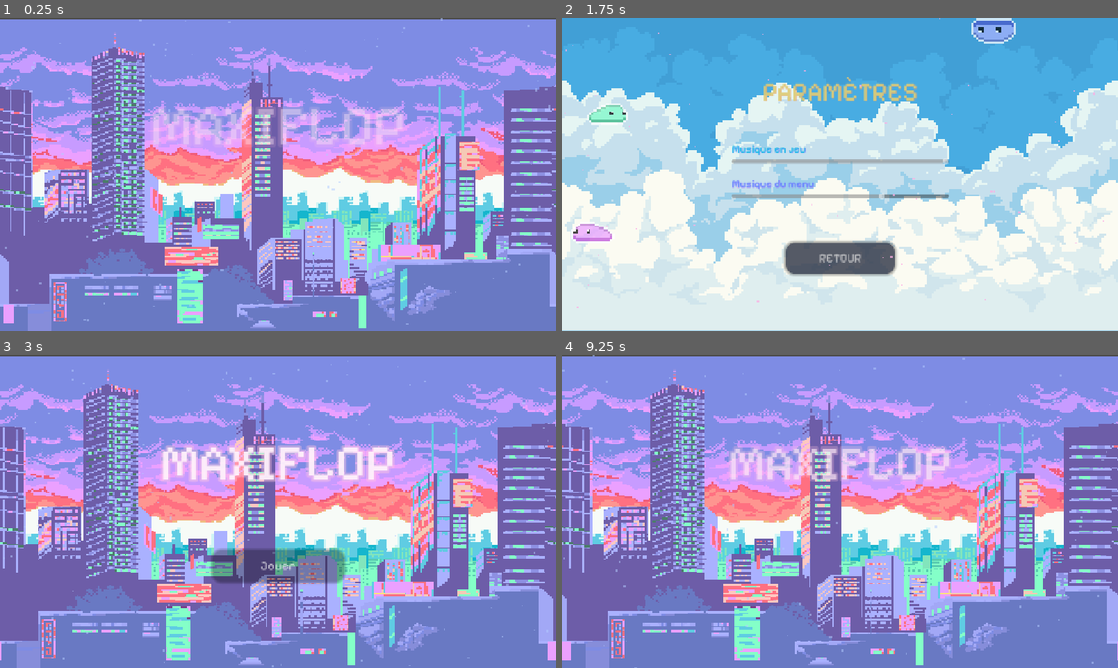
Above: before the commit, frames 1-4 (two rows, left to right).
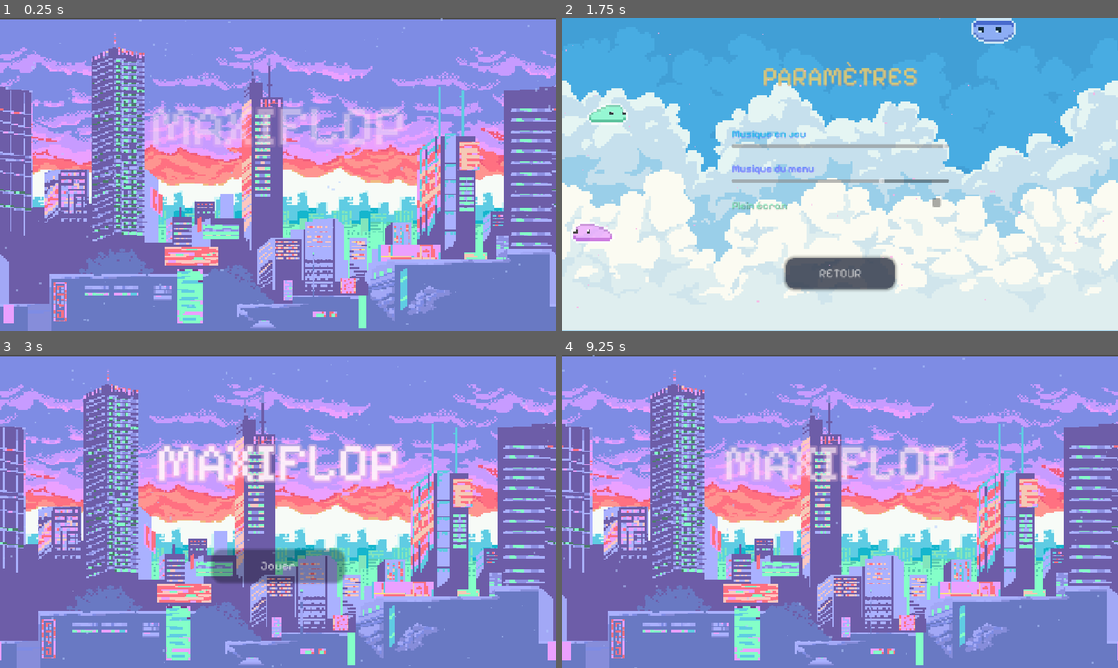
Above: after the commit, the same moments.

Repository: Maxx-bl/maxiflop
Game: Godot game, scene res://scenes/MainMenu.tscn
The game is run twice, just before and just after one commit, with the same random seed, the same clock (stepped at 60 frames per second) and the same inputs. Sound files missing from this copy of the repository are replaced by a short silence.
Inputs:
- Up to frame 1 (0.25 s): no input
- Up to frame 2 (1.75 s): tap Enter at 0.5 s; click "Paramètres" at 1.25 s
- Up to frame 3 (3 s): click "RETOUR" at 2 s
- Up to frame 4 (9.25 s): click "Jouer" at 3.5 s; click "Mode Normal" at 4.25 s; click "Lancer la partie" at 5 s; click "Retour" at 5.75 s; click "Lancer la partie" at 6.5 s; click "Retour" at 7.25 s; click "Lancer la partie" at 8 s; click "Retour" at 8.75 s

The runs differ from the first frame. In frame 2, 7.1% of the frame differs, in the area x 30-70%, y 14-88%; in frame 3, 1.7%; in frame 4, 1.3%.

Commit message:
changement musique menu + ajout mode fullscreen

Diff:
--- a/maxiflop-src/scenes/SettingsMenu.tscn
+++ b/maxiflop-src/scenes/SettingsMenu.tscn
@@ -271,6 +271,30 @@
 layout_mode = 2
 value = 70.0
 
+[node name="FullscreenSection" type="HBoxContainer" parent="Content"]
+layout_mode = 2
+
+[node name="Label" type="Label" parent="Content/FullscreenSection"]
+layout_mode = 2
+size_flags_horizontal = 3
+theme_override_colors/font_color = Color(0.518, 1, 0.788, 1)
+theme_override_colors/font_shadow_color = Color(0, 0, 0, 0.5)
+theme_override_fonts/font = ExtResource("2_bjevb")
+theme_override_font_sizes/font_size = 24
+text = "Plein écran"
+
+[node name="FullscreenCheckContainer" type="Control" parent="Content/FullscreenSection"]
+custom_minimum_size = Vector2(40, 40)
+layout_mode = 2
+
+[node name="FullscreenCheck" type="CheckBox" parent="Content/FullscreenSection/FullscreenCheckContainer"]
+unique_name_in_owner = true
+layout_mode = 0
+offset_right = 24.0
+offset_bottom = 24.0
+scale = Vector2(1.4, 1.4)
+pivot_offset = Vector2(12, 12)
+
 [node name="Spacer" type="Control" parent="Content"]
 custom_minimum_size = Vector2(0, 40)
 layout_mode = 2
--- a/maxiflop-src/scripts/MusicManager.gd
+++ b/maxiflop-src/scripts/MusicManager.gd
@@ -1,8 +1,8 @@
 extends Node
 
 var music_player: AudioStreamPlayer
-var menu_music = preload("res://assets/Chuckyy x Skrilla – “Just Dance”.mp3")
-var bpm: float = 144.0
+var menu_music = preload("res://assets/[FREE] COCONUT MALL TYPE BEAT (PROD. MONO K.).mp3")
+var bpm: float = 150.0
 
 func _ready() -> void:
 	music_player = AudioStreamPlayer.new()
--- a/maxiflop-src/scripts/SettingsManager.gd
+++ b/maxiflop-src/scripts/SettingsManager.gd
@@ -6,30 +6,38 @@
 var in_game_volume: float = 100.0
 # Musique du menu (Slider 2)
 var menu_music_volume: float = 70.0
+# Plein écran
+var is_fullscreen: bool = false
 
 func _ready() -> void:
 	load_settings()
 
-func apply_volumes() -> void:
-	# Convert 0-100 linear value to dB
+func apply_settings() -> void:
+	# Volumes
 	var in_game_db := linear_to_db(in_game_volume / 100.0)
-	var menu_db := linear_to_db(menu_music_volume / 100.0)
+	var menu_music_db := linear_to_db(menu_music_volume / 100.0)
 
-	# Appliquer aux bus respectifs
 	var idx_in_game = AudioServer.get_bus_index("InGameMusic")
 	if idx_in_game != -1:
 		AudioServer.set_bus_volume_db(idx_in_game, in_game_db)
 
 	var idx_menu = AudioServer.get_bus_index("MenuMusic")
 	if idx_menu != -1:
-		AudioServer.set_bus_volume_db(idx_menu, menu_db)
+		AudioServer.set_bus_volume_db(idx_menu, menu_music_db)
+
+	# Fullscreen
+	if is_fullscreen:
+		DisplayServer.window_set_mode(DisplayServer.WINDOW_MODE_FULLSCREEN)
+	else:
+		DisplayServer.window_set_mode(DisplayServer.WINDOW_MODE_WINDOWED)
 
 func save_settings() -> void:
 	var config = ConfigFile.new()
 	config.set_value("audio", "in_game", in_game_volume)
 	config.set_value("audio", "menu_music", menu_music_volume)
+	config.set_value("display", "fullscreen", is_fullscreen)
 	config.save(SETTINGS_PATH)
-	apply_volumes()
+	apply_settings()
 
 func load_settings() -> void:
 	var config = ConfigFile.new()
@@ -38,8 +46,9 @@
 	if err == OK:
 		in_game_volume = config.get_value("audio", "in_game", 100.0)
 		menu_music_volume = config.get_value("audio", "menu_music", 70.0)
+		is_fullscreen = config.get_value("display", "fullscreen", false)
 
-	apply_volumes()
+	apply_settings()
 
 func linear_to_db(linear: float) -> float:
 	if linear <= 0.0001:
--- a/maxiflop-src/scripts/SettingsMenu.gd
+++ b/maxiflop-src/scripts/SettingsMenu.gd
@@ -2,15 +2,18 @@
 
 @onready var in_game_slider: HSlider = %MasterSlider
 @onready var menu_slider: HSlider = %MusicSlider
+@onready var fullscreen_check: CheckBox = %FullscreenCheck
 
 func _ready() -> void:
-	# Initialise les sliders avec les nouvelles variables du manager
+	# Initialise les réglages depuis le manager
 	in_game_slider.value = SettingsManager.in_game_volume
 	menu_slider.value = SettingsManager.menu_music_volume
+	fullscreen_check.button_pressed = SettingsManager.is_fullscreen
 
 	# Connecte les signaux
 	in_game_slider.value_changed.connect(_on_in_game_changed)
 	menu_slider.value_changed.connect(_on_menu_music_changed)
+	fullscreen_check.toggled.connect(_on_fullscreen_toggled)
 
 	modulate.a = 0.0
 	var tween = create_tween()
@@ -18,11 +21,15 @@
 
 func _on_in_game_changed(value: float) -> void:
 	SettingsManager.in_game_volume = value
-	SettingsManager.apply_volumes()
+	SettingsManager.apply_settings()
 
 func _on_menu_music_changed(value: float) -> void:
 	SettingsManager.menu_music_volume = value
-	SettingsManager.apply_volumes()
+	SettingsManager.apply_settings()
+
+func _on_fullscreen_toggled(toggled_on: bool) -> void:
+	SettingsManager.is_fullscreen = toggled_on
+	SettingsManager.apply_settings()
 
 func _on_back_pressed() -> void:
 	# Sauvegarde les réglages avant de quitter
Not shown, removed: maxiflop-src/assets/Chuckyy x Skrilla – “Just Dance”.mp3.import
Not shown, added: maxiflop-src/assets/[FREE] COCONUT MALL TYPE BEAT (PROD. MONO K.).mp3.import
Not shown: 1 places in maxiflop-src/scenes/GameScreen.tscn that only renumber resources
Not shown: 1 places in maxiflop-src/scenes/MainMenu.tscn that only renumber resources
Not shown: 1 places in maxiflop-src/scenes/SettingsMenu.tscn that only renumber resources
Not shown, removed: maxiflop-src/assets/Chuckyy x Skrilla – “Just Dance”.mp3
Not shown, added: maxiflop-src/assets/[FREE] COCONUT MALL TYPE BEAT (PROD. MONO K.).mp3
